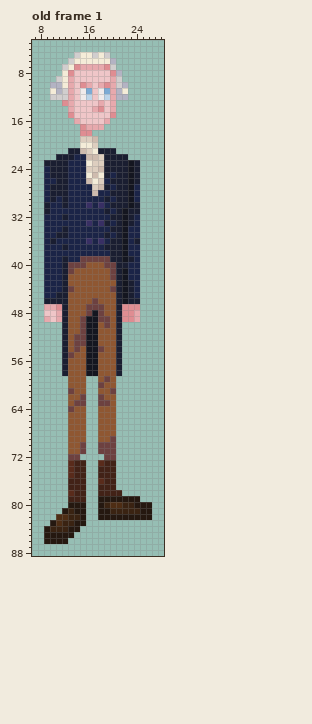
Edited in one commit: pixel-art file (Sprites/personagens/fase 4/pierre vergniaud.aseprite). Above, as it was before the edit.
36x90 pixels, 1 frame. Colours within 5 levels of each other are drawn and written as one. Shown: old frame 1: x 7..28, y 3..88. The commit also changed other frames, which this record leaves out.
Now the later version:
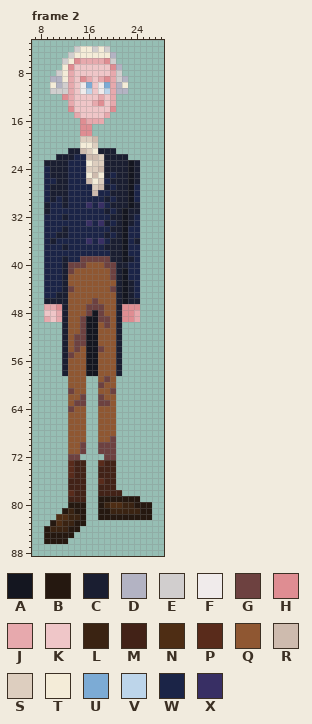
Palette (. is transparent): A #141620  B #251810  C #1a1e31  D #b3b3c3  E #d1cece  F #f0ebeb  G #6d4140  H #df8d92  J #e7a9ad  K #efc6c8  L #3a2312  M #422217  N #4e2d14  P #592b1b  Q #8f5732  R #cebbae  S #ddcebf  T #f4ecd8  U #7cabd5  V #bdd5ea  W #1b2447  X #382f64
A new or re-ordered frame is compared with the old frame closest to it.
Edits made:
frames 1 -> 5
--- frame 2 is new; against old frame 1, layer "Cabeça"
@@ x 7..28 @@
  3 ......................
- 4 ......................
- 5 .......ETTETE.........
- 6 ......ETTTTTTD........
- 7 .....ETHJJJJHE........
- 8 .....THKKKKKKHD.......
- 9 ....ETJKKKKKKJE.......
-10 ...DDTJKHJKJHJED......
-11 ...TDEJKFUKFUJDT......
-12 ...EEEJKFVKFVJDD......
-13 .....HJKKKKJKJ........
-14 ......JKKKJHKJ........
-15 ......HKKKKKKH........
-16 .......JKKKKJ.........
-17 ........HJJJ..........
+ 4 .......ETTETE.........
+ 5 ......ETTTTTTD........
+ 6 .....ETHJJJJHE........
+ 7 .....THKKKKKKHD.......
+ 8 ....ETJKKKKKKJE.......
+ 9 ...DDTJKHJKJHJED......
+10 ...TDEJKFUKFUJDT......
+11 ...EEEJKFVKFVJDD......
+12 .....HJKKKKJKJ........
+13 ......JKKKJHKJ........
+14 ......HKKKKKKH........
+15 .......JKKKKJ.........
+16 ........HJJJ..........
+17 ........HH............
 18 ........HH............
Changed places in both pictures, as pixel boxes (x1, y1, x2, y2):
changed: (50, 46, 128, 130)
